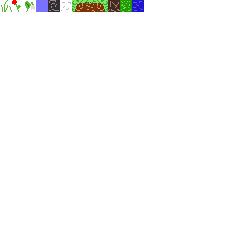
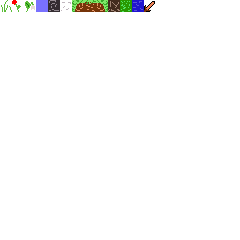
Layers edited between the first and the second (240, 240) image:
added layer "Beillesztett réteg" above "Háttér" over (x1=144, y1=1, x2=155, y2=12)
